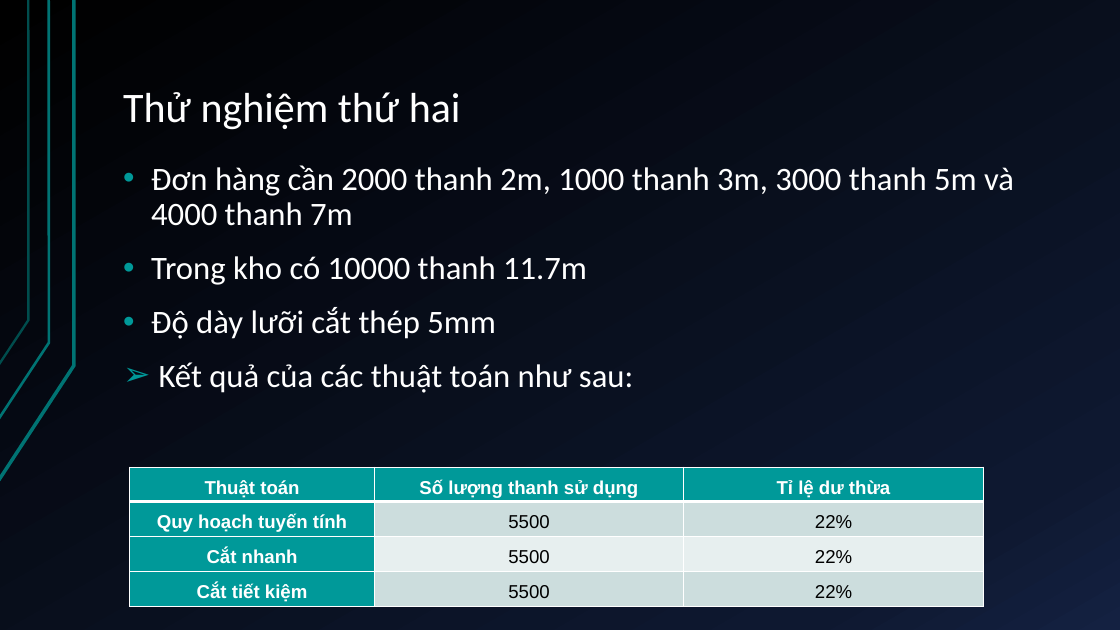
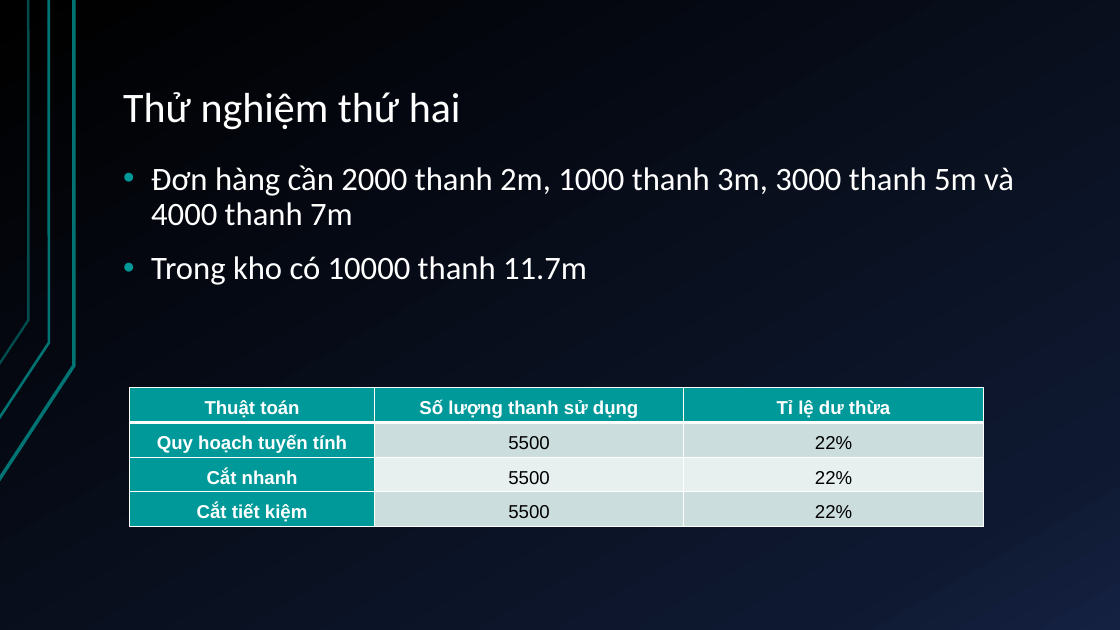
Before and after one commit to duykypaul/GeneticAlgorithmLearning, a slide deck: slide 15 of src/com/duykypaul/kltn/docs/TỰ ĐỘNG LẬP KẾ HOẠCH GIA CÔNG CẮT.pptx (slide 13 before the commit). Drawn at 1120x630 pixels with LibreOffice and Linux fonts; fonts in the diff are those of the drawing. Boxes give left, top, right and bottom in pixels: in the first picture for what was removed or moved away, otherwise in the second. Text is boxed around its words. In the diff, an @@ line names an element or a change of style, - is before the commit and + after.

```diff
--- a/src/com/duykypaul/kltn/docs/TỰ ĐỘNG LẬP KẾ HOẠCH GIA CÔNG CẮT.pptx
+++ b/src/com/duykypaul/kltn/docs/TỰ ĐỘNG LẬP KẾ HOẠCH GIA CÔNG CẮT.pptx
@@ text at <box>151,307,633,393</box>: paragraphs removed @@
-• Độ dày lưỡi cắt thép 5mm
-➢ Kết quả của các thuật toán như sau:
@@ table: place and size @@
-table at <box>130,467,984,606</box>
+table at <box>130,388,984,527</box>
```
Also in this commit, not shown: 12 other slides changed, 6 slides added, 3 slides removed.
